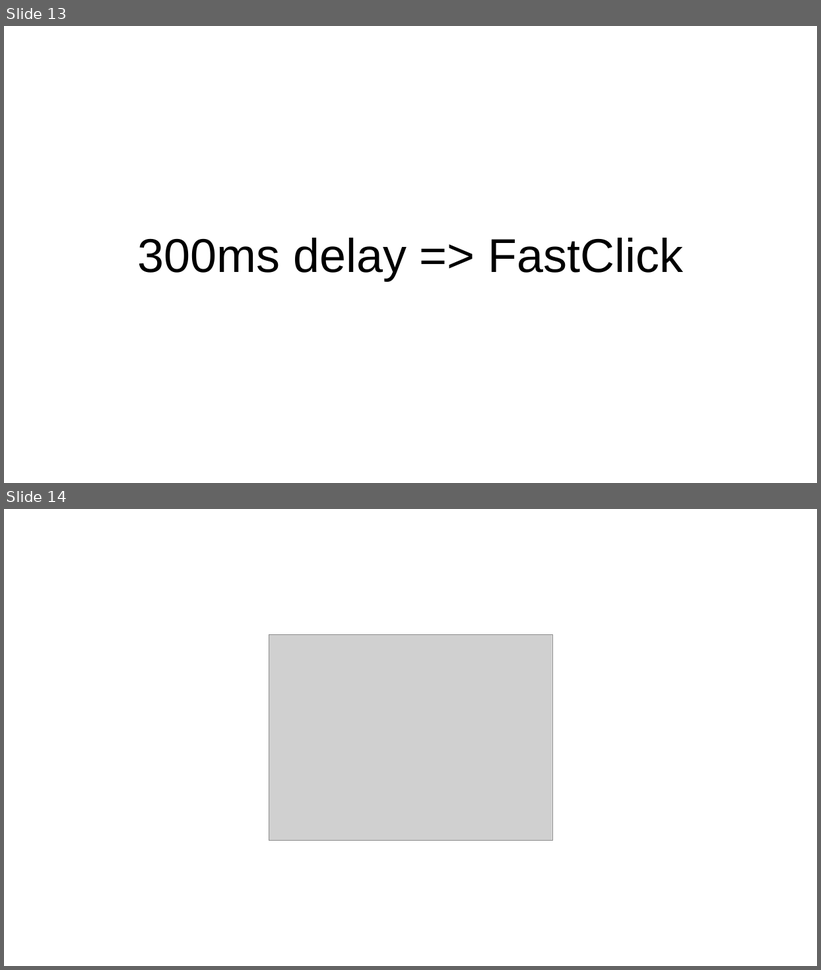
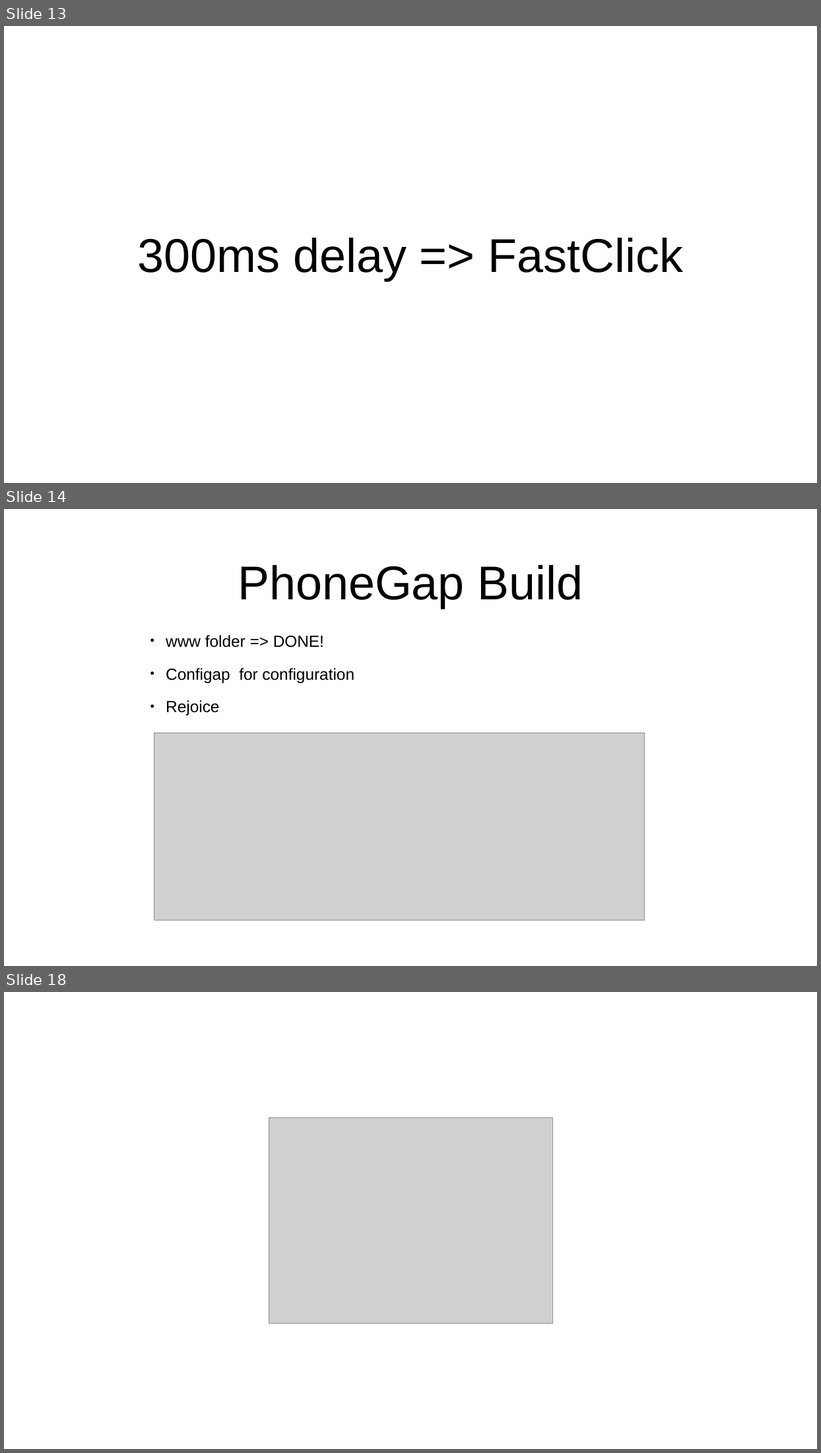
Before and after one commit to asunar/ThatConf, a slide deck: speakerSlides.pptx. Shown one above the other, each under a label of ours: slides 13 and 14 before the commit, slides 13, 14 and 18 after it; the slides between them are not shown. The pictures are 821x970 and 821x1453 pixels, drawn with LibreOffice and Linux fonts; fonts in the diff are those of the drawing; grey boxes stand for pictures; background and template pictures are left out. Boxes give left, top, right and bottom in pixels: in the first picture for what was removed or moved away, otherwise in the second. Text is boxed around its words. In the diff, an @@ line names an element or a change of style, - is before the commit and + after.

```diff
--- a/speakerSlides.pptx
+++ b/speakerSlides.pptx
@@ slide 14 added at (4,509,817,966), background #FFFFFF @@
@@ title added at (238,565,583,608), 112 pt, text #000000 @@
+PhoneGap Build
@@ text added at (166,635,354,716), 38 pt, text #000000 @@
+• www folder => DONE!
+• Configap for configuration
+• Rejoice
@@ picture added at (154,733,644,920) @@
@@ what was slide 14 is now slide 18 @@
```
Also in this commit, not shown: 3 other slides added.
